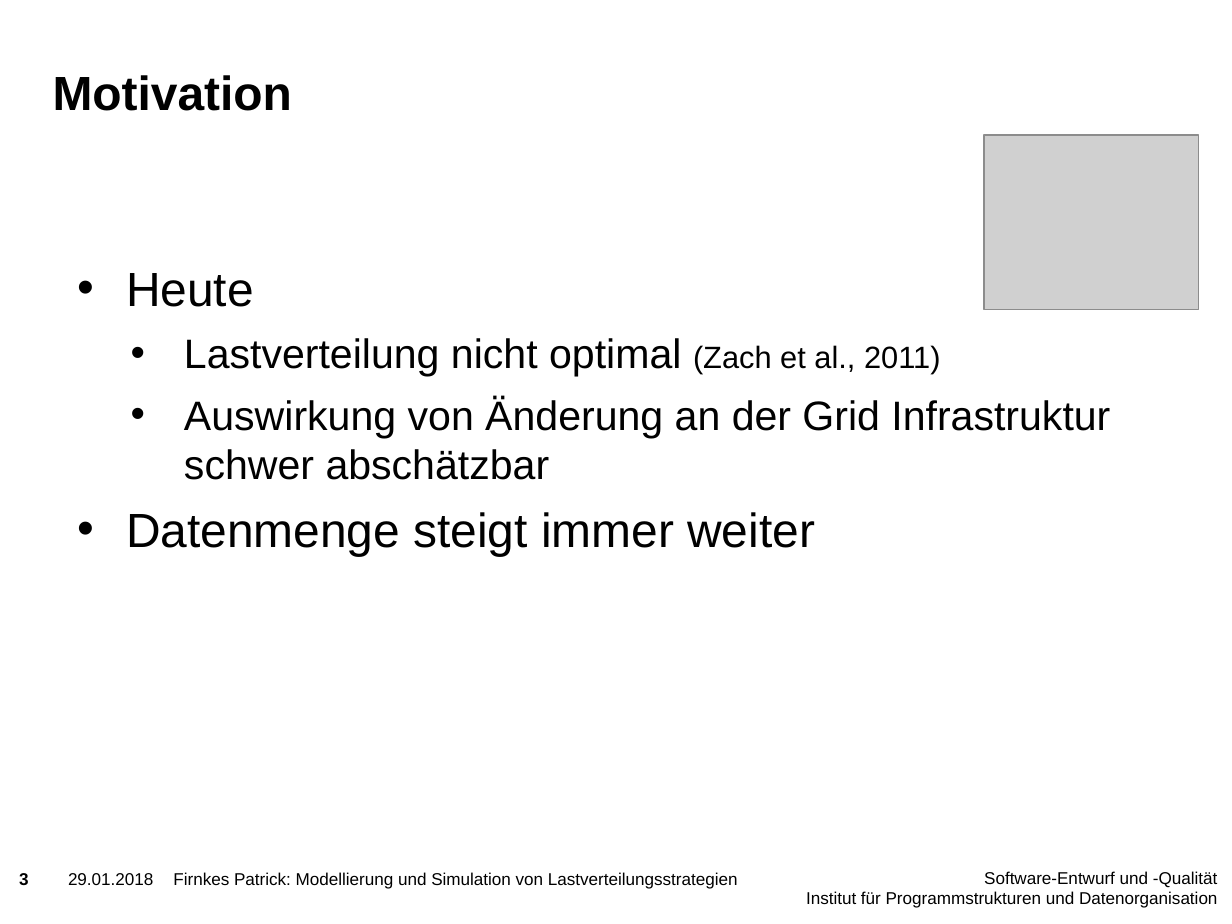
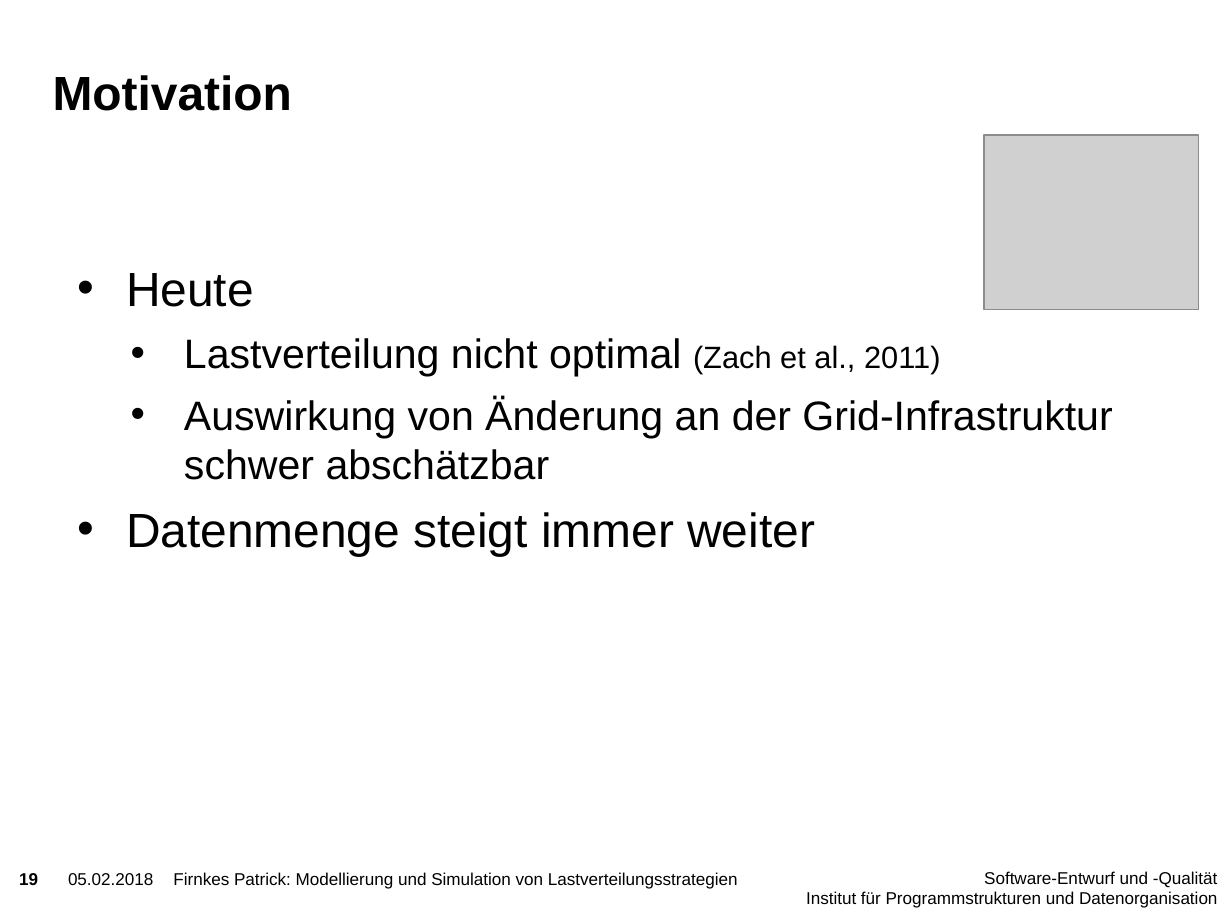
Before and after one commit to PatFirn/wlcg-loadbalancing, a slide deck: slide 19 of presentations/projekt-vorstellung.pptx (slide 3 before the commit). Drawn at 1232x924 pixels with LibreOffice and Linux fonts; fonts in the diff are those of the drawing; grey boxes stand for pictures; background and template pictures are left out. Boxes give left, top, right and bottom in pixels: in the first picture for what was removed or moved away, otherwise in the second. Text is boxed around its words. In the diff, an @@ line names an element or a change of style, - is before the commit and + after.

```diff
--- a/presentations/projekt-vorstellung.pptx
+++ b/presentations/projekt-vorstellung.pptx
@@ text at (184,397,1112,480): text changed @@
-  • Auswirkung von Änderung an der Grid Infrastruktur schwer abschätzbar
+  • Auswirkung von Änderung an der Grid-Infrastruktur schwer abschätzbar
@@ page number at (19,873,38,885): text changed @@
-3
+19
@@ text at (68,873,153,885): text changed @@
-29.01.2018
+05.02.2018
```
Also in this commit, not shown: 16 other slides changed, 2 slides added.
